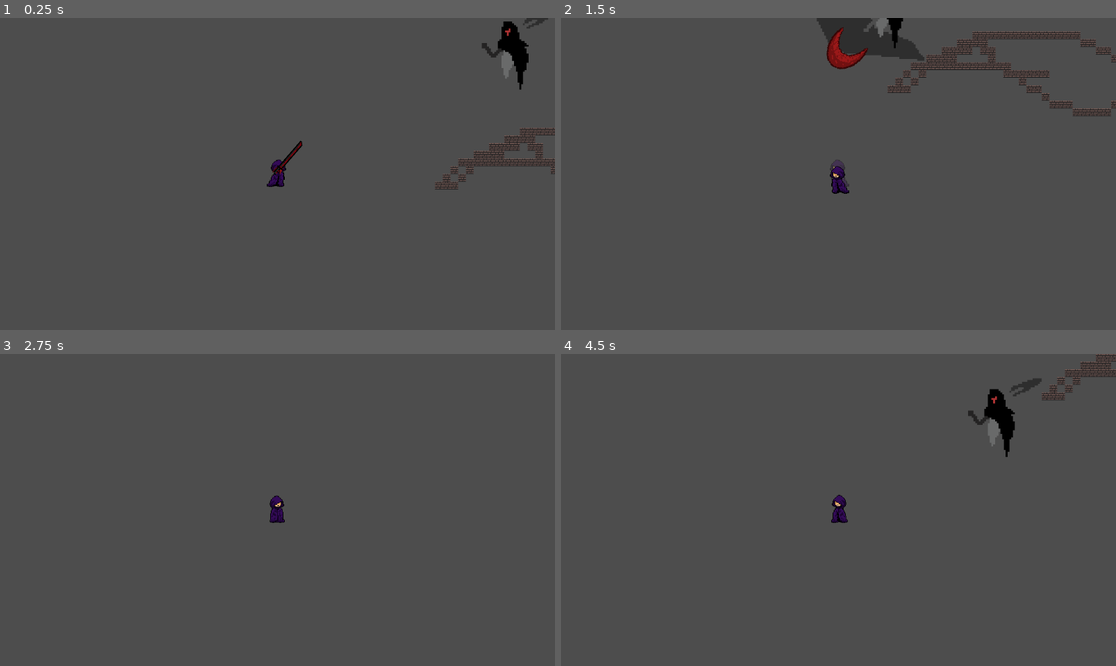
Above: before the commit, frames 1-4 (two rows, left to right).
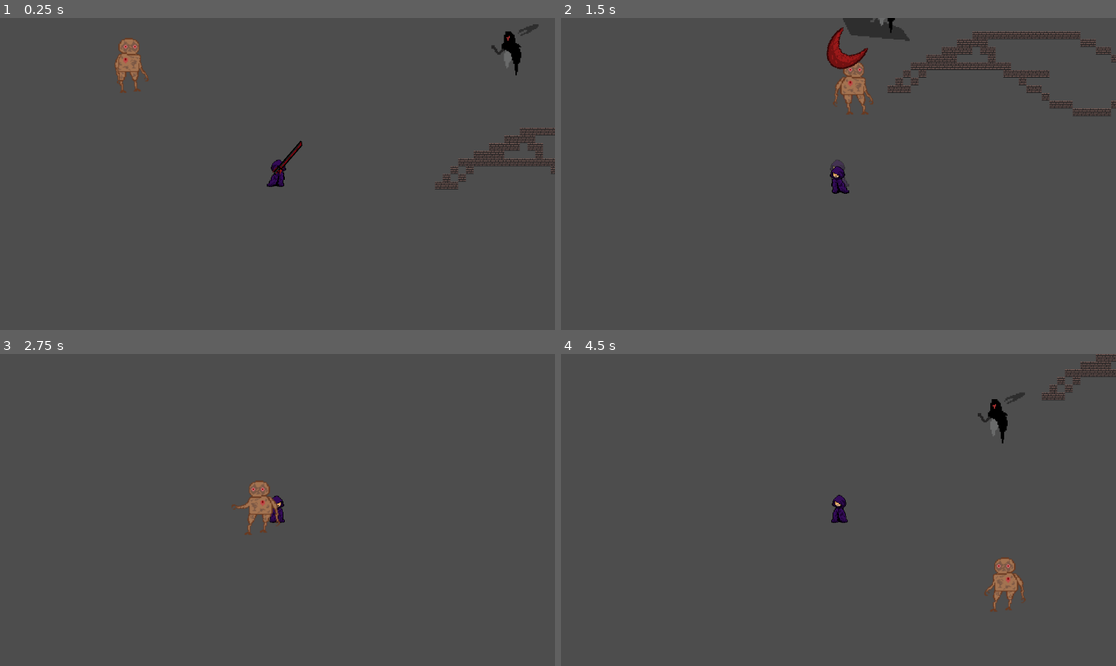
Above: after the commit, the same moments.

Repository: Eathand/GDA-Game
Game: Godot game, scene res://scenes/Main.tscn
Same seed, same stepped clock (60 frames per second), same inputs: the game is played once before the commit and once after it. The engine's default icon, where the game draws it, is replaced by a stand-in: a white triangle on a blue panel in a dark square.
Inputs (mouse positions are in pixels of both pictures, inside the frame that each line leads up to):
- Up to frame 1 (0.25 s): no input
- Up to frame 2 (1.5 s): move the mouse to (960, 158) at 0.52 s; hold D (right) 0.53-1.28 s; click (960, 158) at 0.6 s; move the mouse to (727, 189) at 1.27 s; hold S (down) from 1.28 s (still down); tap Shift (dash) at 1.35 s
- Up to frame 3 (2.75 s): move the mouse to (333, 441) at 2.02 s; release S (down) at 2.03 s; hold D (right) from 2.03 s (still down); tap P (test_damage) at 2.1 s
- Up to frame 4 (4.5 s): move the mouse to (810, 572) at 2.77 s; release D (right) at 2.78 s; hold W (up) 2.78-3.53 s; click (810, 572) at 2.85 s; move the mouse to (1005, 556) at 3.52 s; hold A (left) from 3.53 s (still down); tap Shift (dash) at 3.6 s; move the mouse to (672, 463) at 4.27 s; tap P (test_damage) at 4.35 s

The runs differ from the first frame. In frame 1, 1.1% of the frame differs, in the area x 20-99%, y 0-25%; in frame 2, 1.9%, in the area x 46-66%, y 0-31%; in frame 3, 0.6%; in frame 4, 1.3%.

Commit message:
boss + mob dmg

Diff:
--- a/gda-game-capstone/scenes/Main.tscn
+++ b/gda-game-capstone/scenes/Main.tscn
@@ -1,10 +1,11 @@
-[gd_scene load_steps=12 format=3 uid="uid://u6jsd1u1khm8"]
+[gd_scene load_steps=13 format=3 uid="uid://u6jsd1u1khm8"]
 
 [ext_resource type="Texture2D" uid="uid://b6ux81xfksquv" path="res://tileset/0x72_DungeonTilesetII_v1.7/0x72_DungeonTilesetII_v1.7.png" id="1_kb3yc"]
 [ext_resource type="Texture2D" uid="uid://b7kuf7ku4t1sb" path="res://tileset/0x72_DungeonTilesetII_v1.7/atlas_floor-16x16.png" id="2_841kv"]
 [ext_resource type="Texture2D" uid="uid://cbqg5dxn4kvbc" path="res://tileset/0x72_DungeonTilesetII_v1.7/atlas_walls_high-16x32.png" id="3_loqeb"]
 [ext_resource type="Texture2D" uid="uid://778ae7qkf6aw" path="res://tileset/0x72_DungeonTilesetII_v1.7/atlas_walls_low-16x16.png" id="4_vcqlc"]
 [ext_resource type="PackedScene" uid="uid://dw7pcx2ur8mps" path="res://scenes/player.tscn" id="6_1jdqb"]
+[ext_resource type="PackedScene" uid="uid://bdav71f162way" path="res://scenes/mob.tscn" id="7_3b8st"]
 [ext_resource type="PackedScene" uid="uid://c4agpyawtrg1g" path="res://scenes/boss.tscn" id="7_7wip2"]
 
 [sub_resource type="TileSetAtlasSource" id="TileSetAtlasSource_jl4hk"]
@@ -905,3 +906,6 @@
 
 [node name="Player" parent="." instance=ExtResource("6_1jdqb")]
 position = Vector2(233, 496)
+
+[node name="Mob" parent="." instance=ExtResource("7_3b8st")]
+position = Vector2(-89, 252)
--- a/gda-game-capstone/scenes/boss.tscn
+++ b/gda-game-capstone/scenes/boss.tscn
@@ -166,7 +166,7 @@
 }]
 
 [node name="Boss" type="CharacterBody2D"]
-scale = Vector2(0.465, 0.465)
+scale = Vector2(0.3, 0.3)
 script = ExtResource("1_145li")
 slash_scene = ExtResource("2_7i3lq")
 
--- a/gda-game-capstone/scenes/mob.tscn
+++ b/gda-game-capstone/scenes/mob.tscn
@@ -75,6 +75,7 @@
 }]
 
 [node name="Mob" type="CharacterBody2D"]
+scale = Vector2(0.5, 0.5)
 motion_mode = 1
 script = ExtResource("1_5uk2j")
 
@@ -84,6 +85,7 @@
 one_way_collision_margin = 77.5
 
 [node name="Area2D" type="Area2D" parent="."]
+scale = Vector2(1.5, 1.5)
 
 [node name="CollisionShape2D" type="CollisionShape2D" parent="Area2D"]
 shape = SubResource("CircleShape2D_w4d6j")
--- a/gda-game-capstone/scripts/sword.gd
+++ b/gda-game-capstone/scripts/sword.gd
@@ -3,11 +3,9 @@
 @onready var audio_stream_player_2d: AudioStreamPlayer2D = $AudioStreamPlayer2D
 @onready var collision_shape_2d: CollisionShape2D = $Area2D/CollisionShape2D
 @onready var audio_stream_player_2d_2: AudioStreamPlayer2D = $AudioStreamPlayer2D2
-
 @onready var slashh: AnimatedSprite2D = $AnimatedSprite2D
 @onready var animation_player: AnimationPlayer = $AnimationPlayer
 @onready var area_2d: Area2D = $Area2D
-
 # Called when the node enters the scene tree for the first time.
 func _ready() -> void:
 	pass
@@ -18,11 +16,14 @@
 func _process(delta: float) -> void:
 	pass
 func _on_area_2d_body_entered(body: Node2D) -> void:
-	if body is Mob and (area_2d.visible == true) or Boss:
+	if body is Boss and (area_2d.visible == true):
 		body.take_damage(5)
 		print(body.current_health)
 		audio_stream_player_2d.play()
-
+	if body is Mob and (area_2d.visible == true):
+		body.take_damage(5)
+		print(body.current_health)
+		audio_stream_player_2d.play()
 func swing():
 	if Input.is_action_just_pressed("Swing"):
 		slashh.play("swingg")
